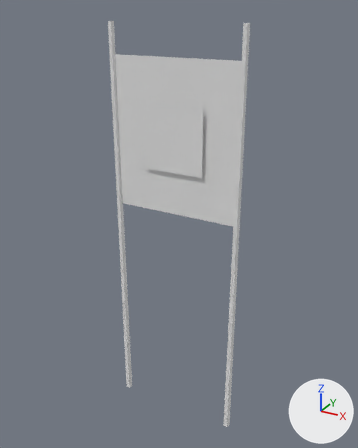
A saved change to the FBX model Assets/ChillRoad/Models/AlpPack/Slalom_Gate_Blue.fbx.
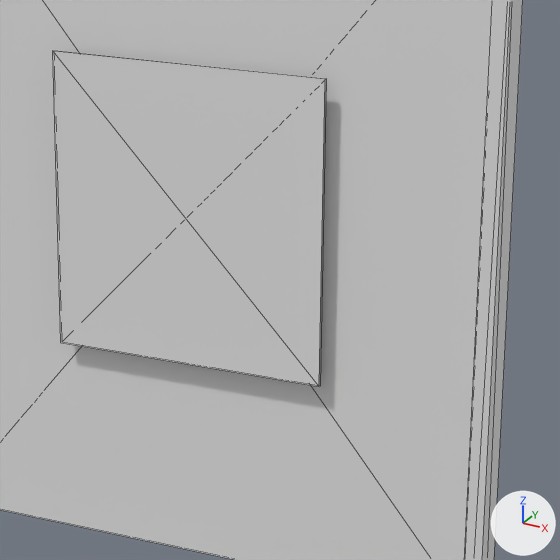
Each version is shown whole from a 50 mm camera at (1.09, -1.93, 1.81) aimed at (0.0, 0.05, 0.82), then close up on the part from 37% to 71% of the width and 21% to 48% of the height. The lights are fixed; the arrows at lower right show +X, +Y and +Z. The older version's two pictures come first. The close-ups show mesh edges as thin lines. Objects named as collision shapes, trigger or cutter boxes, shadow casters or lower levels of detail are left out. Where no turn or scale is listed for an object, it has been applied to the vertices.

The older version as bpy lines, for what is in view:
```python
me_slalom_gate_blue_lod0 = bpy.data.meshes.new('Slalom_Gate_Blue_LOD0')
me_slalom_gate_blue_lod0.from_pydata(...)  # 44 vertices, 38 faces; spans x -0.34..0.34, y -0.01..0.02, z -0.3..1.75
me_slalom_gate_blue_lod0.materials.append(mat_ap_palette)  # its picture is missing
ob_slalom_gate_blue_lod0 = bpy.data.objects.new('Slalom_Gate_Blue_LOD0', me_slalom_gate_blue_lod0)
ob_slalom_gate_blue_lod0.location = (0.0, 0.0, 0.0)
```
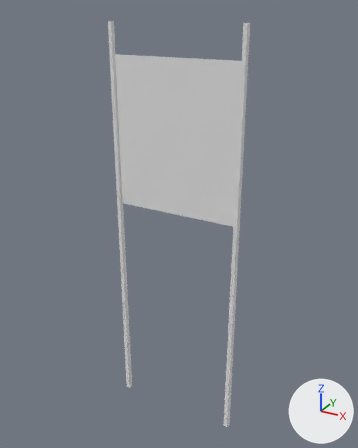
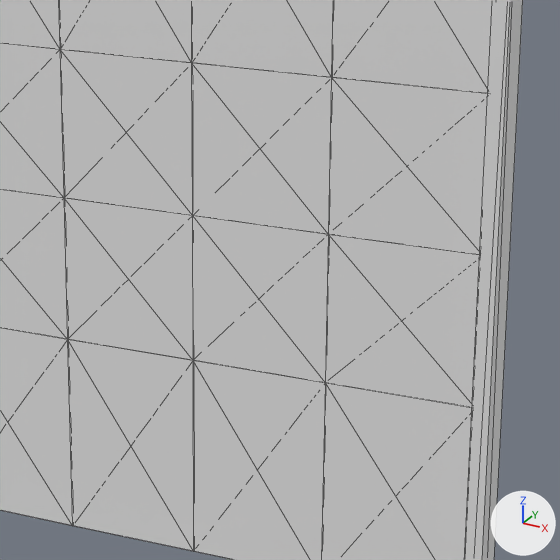
The edits, one by one:
me_slalom_gate_blue_lod0 is used by ob_slalom_gate_blue_lod0; location (0.0, 0.0, 0.0).
me_slalom_gate_blue_lod0 had 44 vertices, 38 faces and spanned x -0.34..0.34, y -0.01..0.02, z -0.3..1.75.
me_slalom_gate_blue_lod0 now has 70 vertices, 90 faces and spans x -0.34..0.34, y -0.01..0.02, z -0.3..1.75.
Part 1, on me_slalom_gate_blue_lod0:
16 vertices are removed from x -0.15..0.15, y -0.01..0.02, z 1.1..1.4.
12 faces are deleted.
4 vertices are added at (-0.31, 0.0, 1.4), (0.31, 0.0, 1.4), (-0.31, 0.0, 1.4), (0.31, 0.0, 1.4).
6 new vertices lie (0.16, 0.0, 0.0) away from vertices in x -0.31, y 0.0, z 0.89..1.61.
6 new vertices lie (0.0, 0.0, -0.15) away from vertices in x -0.31..0.31, y 0.0, z 1.4.
8 new vertices lie (0.15, 0.0, 0.0) away from vertices in x -0.15, y 0.0, z 0.89..1.61.
8 new vertices lie (0.0, 0.0, -0.15) away from vertices in x -0.31..0.31, y 0.0, z 1.25.
10 new vertices lie (0.15, 0.0, 0.0) away from vertices in x 0.0, y 0.0, z 0.89..1.61.
64 new faces join them.

Boxes (x1, y1, x2, y2) around the edits, measured in the close-ups (560 x 560 px):
part 1 of me_slalom_gate_blue_lod0, cut back
    both: (0, 0, 488, 560)
